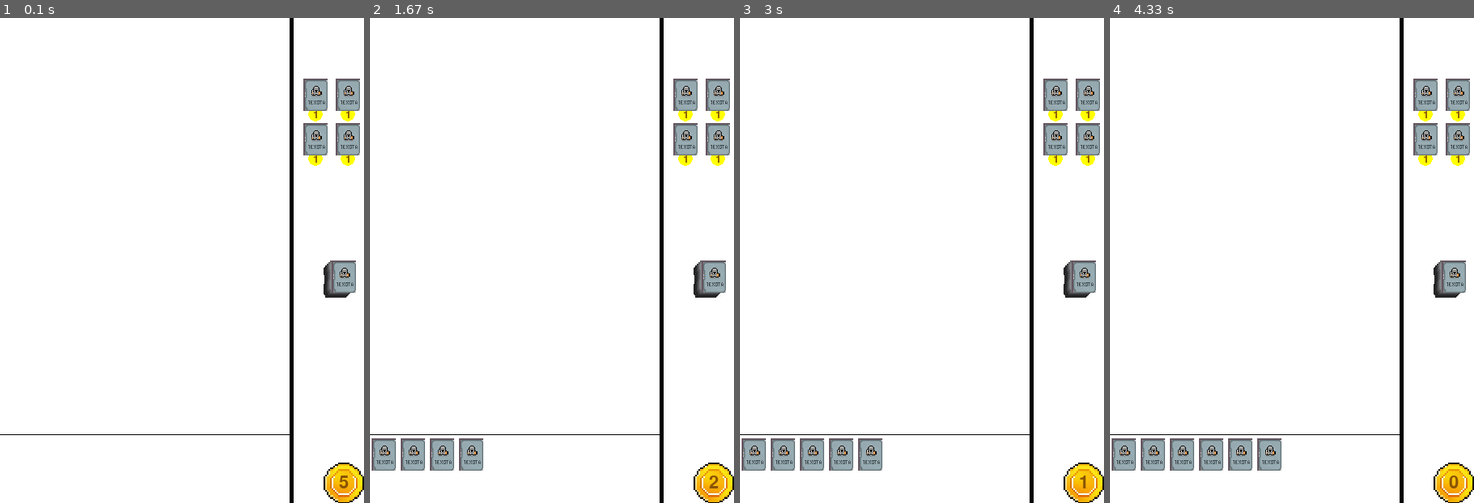
Above: before the commit, frames 1-4 (left to right).
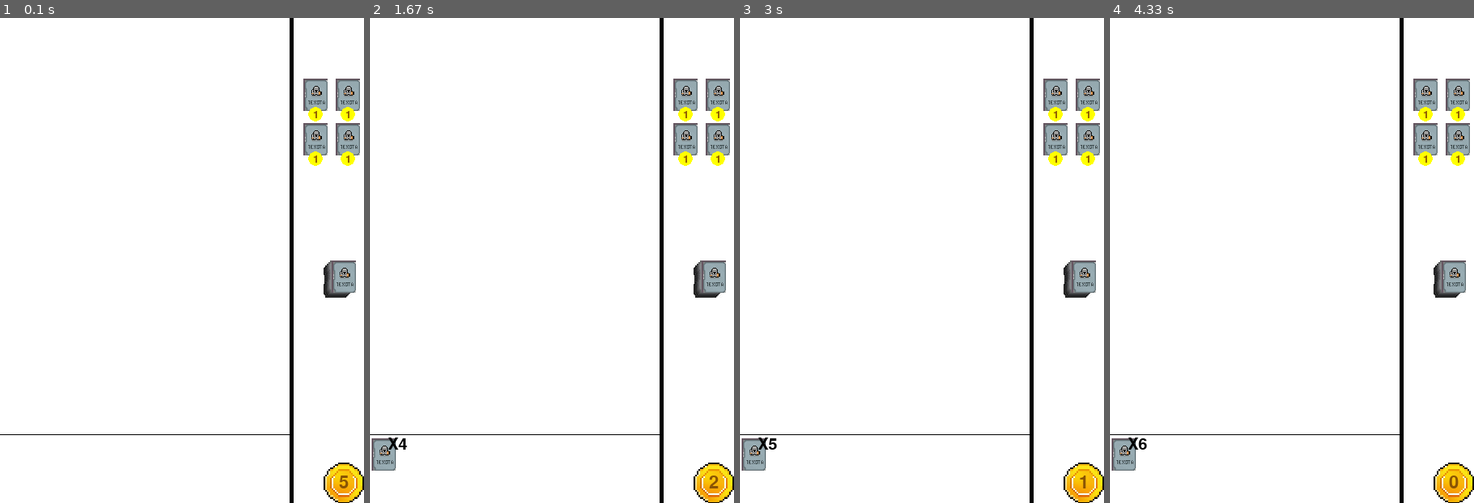
Above: after the commit, the same moments.

Repository: Choriso/PyGame_YL
Game: pygame game, started from main.py
Same seed, same stepped clock (60 frames per second), same inputs: the game is played once before the commit and once after it.
Inputs (mouse positions are in pixels of both pictures, inside the frame that each line leads up to):
- Up to frame 1 (0.1 s): no input
- Up to frame 2 (1.67 s): click (686, 95) at 0.38 s, where only the run after the commit has a clickable "1"; click (719, 95) at 0.72 s, where only the run after the commit has a clickable "1"; click (708, 279) at 1.05 s; click (686, 139) at 1.55 s, where only the run after the commit has a clickable "1"
- Up to frame 3 (3 s): click (1056, 95) at 2.88 s, where only the run after the commit has a clickable "1"
- Up to frame 4 (4.33 s): click (1459, 95) at 4.22 s, where only the run after the commit has a clickable "1"

The runs differ from the first frame. In frame 1, less than 0.1% of the frame differs, in the area x 85-98%, y 18-29%; in frame 2, 1.5%; in frame 3, 1.9%; in frame 4, 2.3%, in the area x 4-98%, y 18-94%.

Commit message:
update hand

Diff:
--- a/card_cl.py
+++ b/card_cl.py
@@ -51,6 +51,10 @@
 def main():
     deck = Deck(all_sprites)
     running = True
+    card1 = Card(all_sprites, 'knight')
+    card2 = Card(all_sprites, 'knight')
+    if card1 == card2:
+        print(111)
     while running:
         for event in pygame.event.get():
             if event.type == pygame.QUIT:
--- a/consts.py
+++ b/consts.py
@@ -49,6 +49,7 @@
     'bomb': ...,
 }
 
+
 def load_image(name, colorkey=None):
     fullname = os.path.join('data', name)
     if not os.path.isfile(fullname):
--- a/hand.py
+++ b/hand.py
@@ -1,23 +1,48 @@
 import pygame
 from card_cl import Card
+
+pygame.init()
+size = width, height = 450, 600
+screen = pygame.display.set_mode(size)
+screen.fill('white')
 
 
 class Hand:
     def __init__(self):
         self.hand = []
+        self.card_cnt = 0
+        self.font = pygame.font.SysFont('default', 30, italic=False, bold=False)
 
     def update(self):
         x = 2
+        visited = []
+        not_visited = {}
+        pos = {}
         for card in self.hand:
-            card.rect.x = x
-            card.rect.y = 520
-            x += 36
+            if card.name not in visited:
+                card.rect.x = x
+                card.rect.y = 520
+                visited.append(card.name)
+                pos[card.name] = x
+                x += 36
+            else:
+                if card.name in not_visited:
+                    not_visited[card.name][0] += 1
+                else:
+                    not_visited[card.name] = [2, pos[card.name]]
+        for cnt, x in not_visited.values():
+            text = self.font.render(f'X{cnt}', 1, "black")
+            screen.blit(text, (x + 20, 518))
 
     def add_card(self, card):
-        if len(self.hand) <= 9:
-            self.hand.append(card)
-            self.update()
+        self.hand.append(card)
+        self.card_cnt += 1
+        self.update()
+        return True
 
     def add_sprites(self, group):
         for card in self.hand:
             group.add(card)
+
+    def can_add(self):
+        return self.card_cnt <= 9
--- a/main.py
+++ b/main.py
@@ -23,7 +23,8 @@
         self.store.draw_prices(screen)
 
     def update(self):
-        self.store.update()
+        self.store.update(screen)
+        self.hand.update()
 
     def take_card_store(self, pos):
         card = self.store.take_cards(pos, all_sprites)
@@ -37,15 +38,16 @@
     def action(self, pos):
         res1 = self.store.is_concerning(pos)
         res2 = self.deck.is_concerning(pos)
-        if res1[0]:
-            card = self.store.take_cards(res1[1], all_sprites)
-            price = self.store.costs(card)
-            result = self.goldCoin.buy(price)
-            if result:
+        if self.hand.can_add():
+            if res1[0]:
+                card = self.store.take_cards(res1[1], all_sprites)
+                price = self.store.costs(card)
+                result = self.goldCoin.buy(price)
+                if result:
+                    self.hand.add_card(card)
+            elif res2:
+                card = self.deck.take_card()
                 self.hand.add_card(card)
-        elif res2:
-            card = self.deck.take_card()
-            self.hand.add_card(card)
 
 
 running = True
@@ -61,8 +63,12 @@
         if event.type == pygame.MOUSEBUTTONDOWN and event.button == 1:
             game.action(event.pos)
 
+    screen.fill('white')
+    pygame.draw.line(screen, 'black', (360, 0), (360, 600), 5)
+    pygame.draw.line(screen, 'black', (0, 515), (360, 515))  # закинуть в рисовалку поля
     all_sprites.draw(screen)
     all_sprites.update()
+    game.update()
     pygame.display.flip()
 
 pygame.quit()
--- a/store.py
+++ b/store.py
@@ -34,9 +34,8 @@
         group.add(self.cur_cards[ind])
         return card
 
-    def update(self):
-        for card in self.cur_cards:
-            card.update()
+    def update(self, surface):
+        self.draw_prices(surface)
 
     def add_sprites(self, group):
         for card in self.cur_cards:
